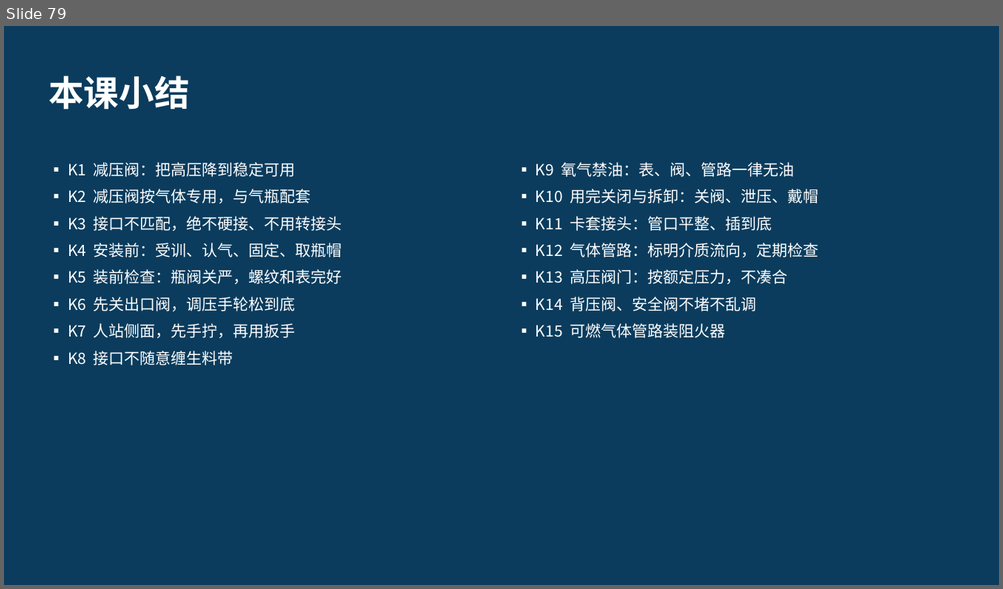
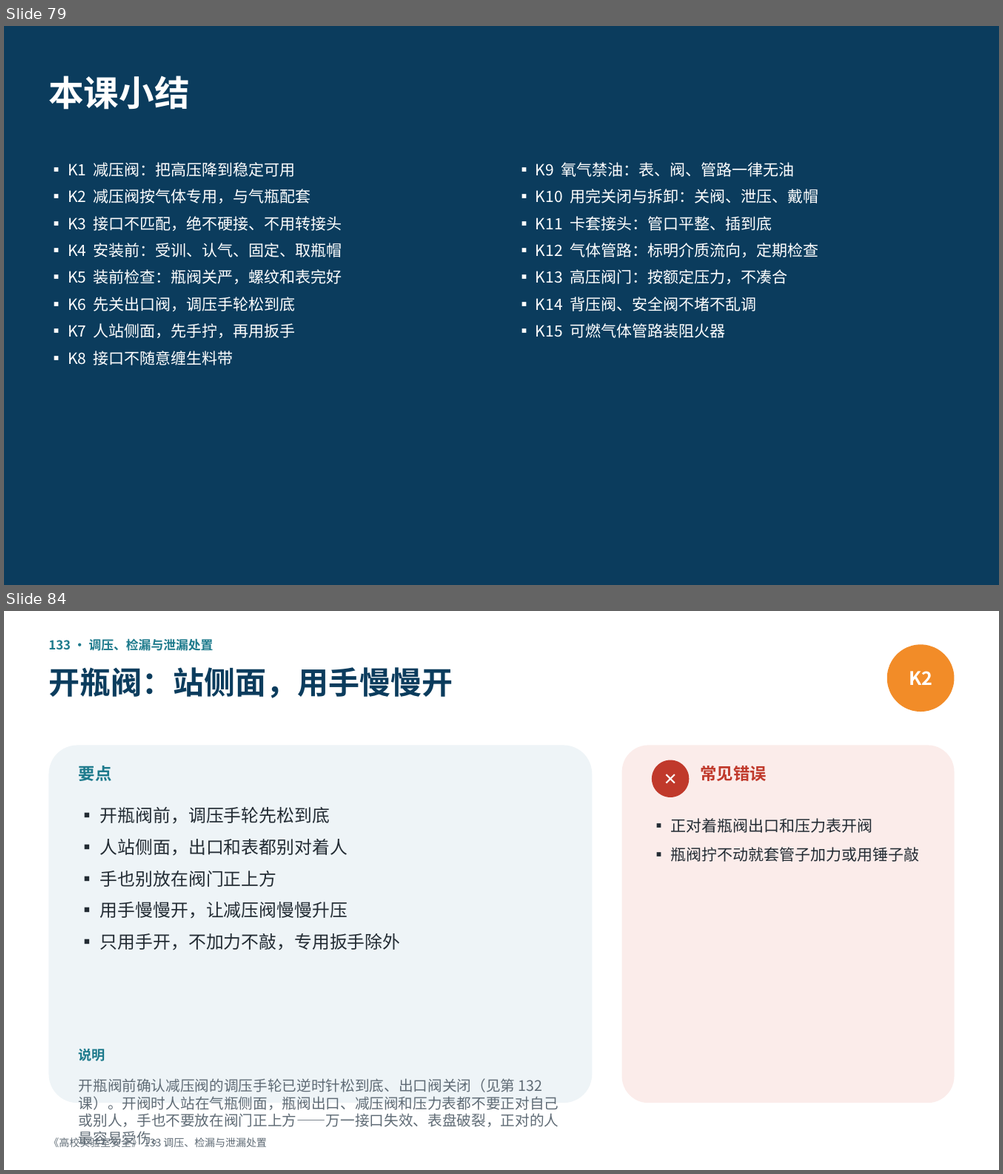
Before and after one commit to hanrongwx-max/videoyoutubo, a slide deck: course/高校实验室安全/课件/第11章_气瓶、低温与气体安全.pptx. Shown one above the other, each under a label of ours: slide 79 before the commit, slides 79 and 84 after it; the slides between them are not shown. The pictures are 1003x589 and 1003x1174 pixels, drawn with LibreOffice and Linux fonts; fonts in the diff are those of the drawing. Boxes give left, top, right and bottom in pixels: in the first picture for what was removed or moved away, otherwise in the second. Text is boxed around its words. In the diff, an @@ line names an element or a change of style, - is before the commit and + after.

```diff
--- a/course/高校实验室安全/课件/第11章_气瓶、低温与气体安全.pptx
+++ b/course/高校实验室安全/课件/第11章_气瓶、低温与气体安全.pptx
@@ slide 84 added at <box>4,611,999,1170</box>, background #FFFFFF @@
@@ text added at <box>48,638,213,651</box>, 12 pt, text #1D7A8C, bold @@
+133 · 调压、检漏与泄漏处置
@@ ellipse added at <box>887,644,954,712</box>, fill #F28C28, 18 pt, text #FFFFFF, bold @@
+K2
@@ text added at <box>48,667,452,698</box>, 30 pt, text #0B3C5D, bold @@
+开瓶阀：站侧面，用手慢慢开
@@ rounded rectangle added at <box>48,745,592,1103</box>, fill #EEF4F7 @@
@@ text added at <box>79,766,112,781</box>, 16 pt, text #1D7A8C, bold @@
+要点
@@ rounded rectangle added at <box>622,745,954,1103</box>, fill #FBECEA @@
@@ ellipse added at <box>652,760,689,797</box>, fill #C0392B, 16 pt, text #FFFFFF, bold @@
+✕
@@ text added at <box>700,766,765,781</box>, 16 pt, text #C0392B, bold @@
+常见错误
@@ text added at <box>100,807,400,950</box>, 17 pt, text #222B33 @@
+▪ 开瓶阀前，调压手轮先松到底
+▪ 人站侧面，出口和表都别对着人
+▪ 手也别放在阀门正上方
+▪ 用手慢慢开，让减压阀慢慢升压
+▪ 只用手开，不加力不敲，专用扳手除外
@@ text added at <box>671,818,919,862</box>, 15 pt, text #222B33 @@
+▪ 正对着瓶阀出口和压力表开阀
+▪ 瓶阀拧不动就套管子加力或用锤子敲
@@ text added at <box>79,1049,105,1062</box>, 13 pt, text #1D7A8C, bold @@
+说明
@@ text added at <box>79,1079,559,1147</box>, 14 pt, text #5F6B75 @@
+开瓶阀前确认减压阀的调压手轮已逆时针松到底、出口阀关闭（见第 132 课）。开阀时人站在气瓶侧面，瓶阀出口、减压阀和压力表都不要正对自己或别人，手也不要放在阀门正上方——万一接口失效、表盘破裂，正对的人最容易受伤。
@@ text added at <box>48,1136,267,1147</box>, 10 pt, text #5F6B75 @@
+《高校实验室安全》 133 调压、检漏与泄漏处置
```
Also in this commit, not shown: 20 other slides added, 2 other files.
